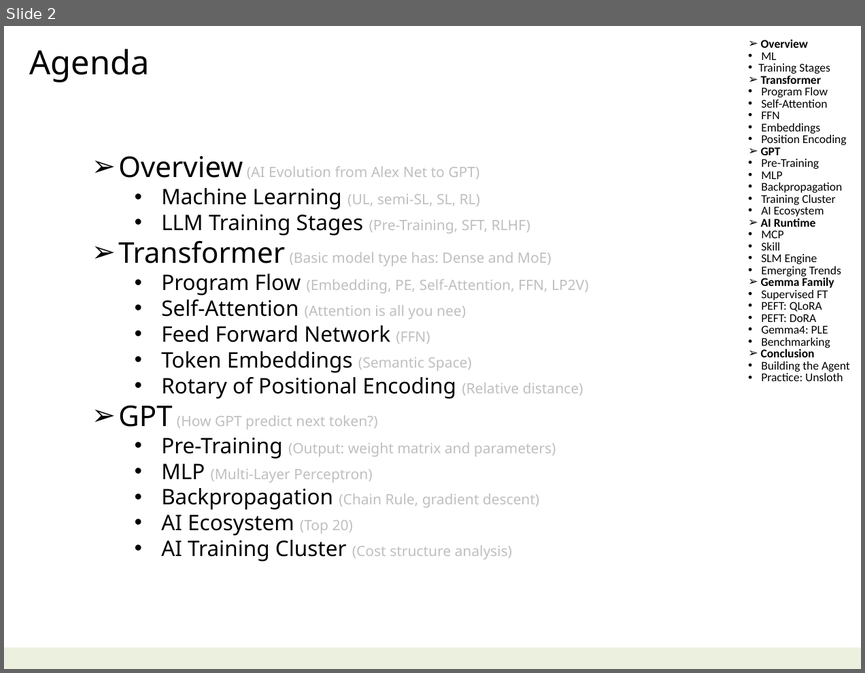
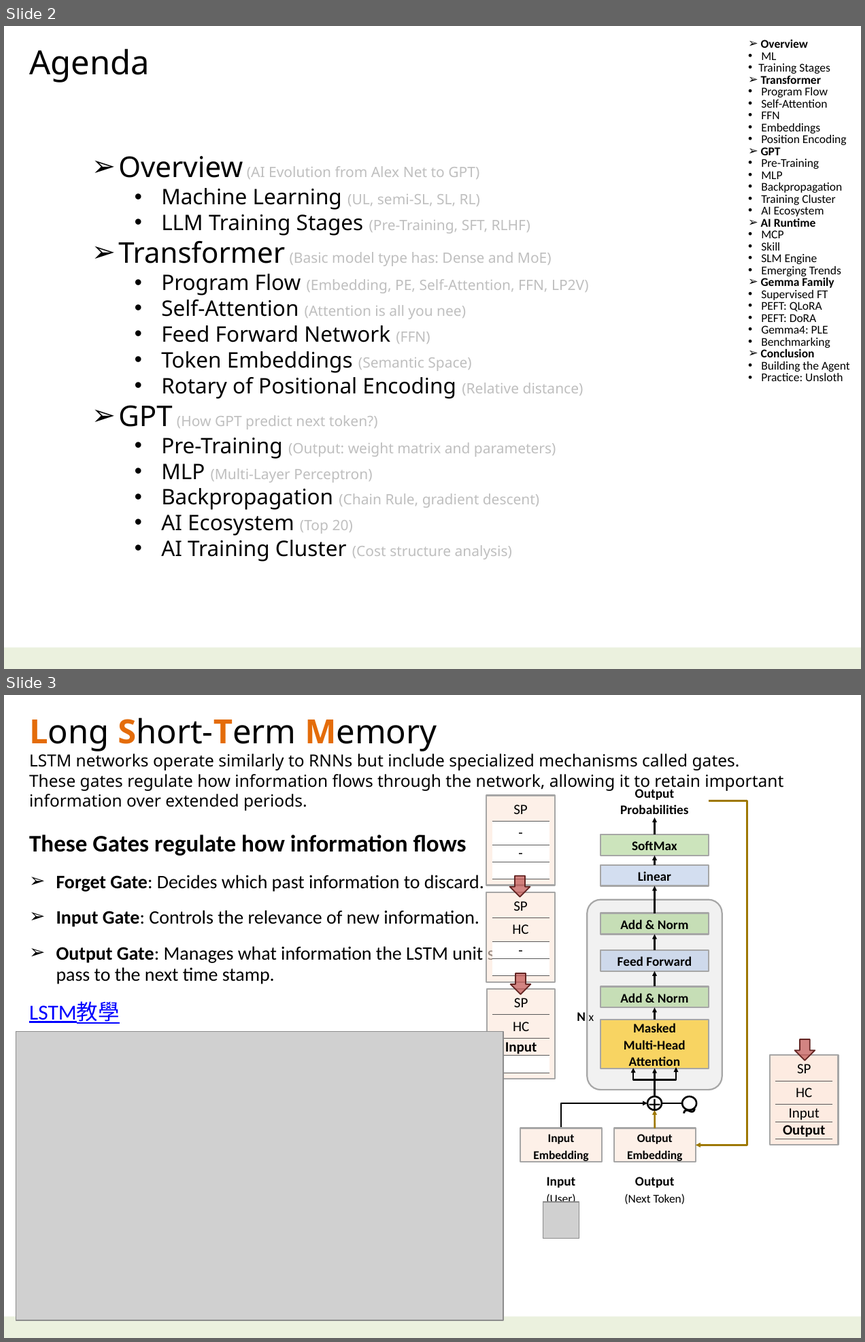
Before and after one commit to navibator/crazy-ai, a slide deck: ai-kimi.pptx. Shown one above the other, each under a label of ours: slide 2 before the commit, slides 2 and 3 after it. The pictures are 865x673 and 865x1342 pixels, drawn with LibreOffice and Linux fonts; fonts in the diff are those of the drawing; grey boxes stand for pictures. Boxes give left, top, right and bottom in pixels: in the first picture for what was removed or moved away, otherwise in the second. Text is boxed around its words. In the diff, an @@ line names an element or a change of style, - is before the commit and + after.

```diff
--- a/ai-kimi.pptx
+++ b/ai-kimi.pptx
@@ slide 3 added at [4,695,861,1338], background #FFFFFF; not listed: 1 template element that a slide beside it also shows @@
@@ text added at [29,717,783,811], 14 pt, text #000000 @@
+Long Short-Term Memory
+LSTM networks operate similarly to RNNs but include specialized mechanisms called gates.
+These gates regulate how information flows through the network, allowing it to retain important information over extended periods.
@@ rectangle added at [486,795,555,885], fill #FDE7DA at 60% opacity, outline #A6A6A6 1.25 pt @@
@@ table added at [492,797,549,879], 4 rows, 1 columns @@
+SP
+-
+-
+
@@ text added at [29,834,539,984], 16 pt, text #000000 @@
+These Gates regulate how information flows
+➢ Forget Gate: Decides which past information to discard.
+➢ Input Gate: Controls the relevance of new information.
+➢ Output Gate: Manages what information the LSTM unit should pass to the next time stamp.
@@ down arrow added at [509,876,530,897], fill #C0504D at 70% opacity, outline #632523 1 pt @@
@@ rectangle added at [486,892,555,982], fill #FDE7DA at 60% opacity, outline #A6A6A6 1.25 pt @@
@@ table added at [492,894,549,975], 4 rows, 1 columns @@
+SP
+HC
+-
+
@@ down arrow added at [511,974,531,995], fill #C0504D at 70% opacity, outline #632523 1 pt @@
@@ rectangle added at [486,989,555,1079], fill #FDE7DA at 60% opacity, outline #A6A6A6 1.25 pt @@
@@ table added at [492,991,550,1072], 4 rows, 1 columns @@
+SP
+HC
+Input
+
@@ text added at [29,1002,120,1023], 18 pt, text #0000FF, underline @@
+LSTM教學
@@ group added at [520,787,747,1204]: 8 rectangles, 8 arrows, 4 texts, 2 ellipses, 2 elbow arrows, 1 rounded rectangle, 1 elbow double arrow, 1 line @@
+Add & Norm
+Feed Forward
+Add & Norm
+Masked
+Multi-Head
+Attention
+Output
+Embedding
+Output
+(Next Token)
+SoftMax
+Linear
+Output
+Probabilities
+~
++
+Input
+Embedding
+Input
+(User)
+N x
@@ picture added at [16,1032,504,1321] @@
@@ down arrow added at [795,1040,815,1061], fill #C0504D at 70% opacity, outline #632523 1 pt @@
@@ rectangle added at [770,1055,838,1145], fill #FDE7DA at 80% opacity, outline #A6A6A6 1.25 pt @@
@@ table added at [775,1057,832,1142], 4 rows, 1 columns @@
+SP
+HC
+Input
+Output
@@ picture added at [543,1202,579,1238] @@
```
Also in this commit, not shown: 1 slide changed, 3 other slides added, 7 other files.
